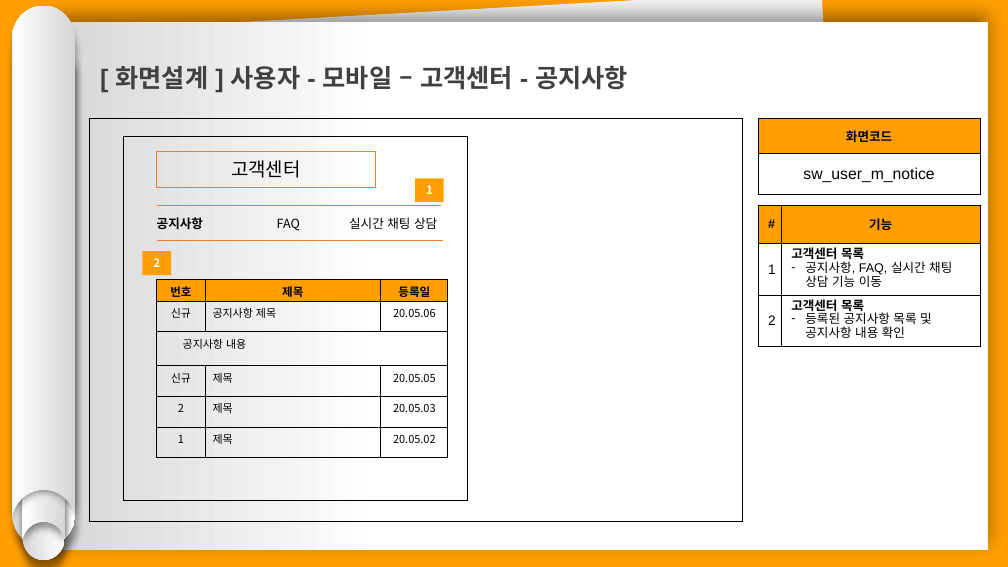
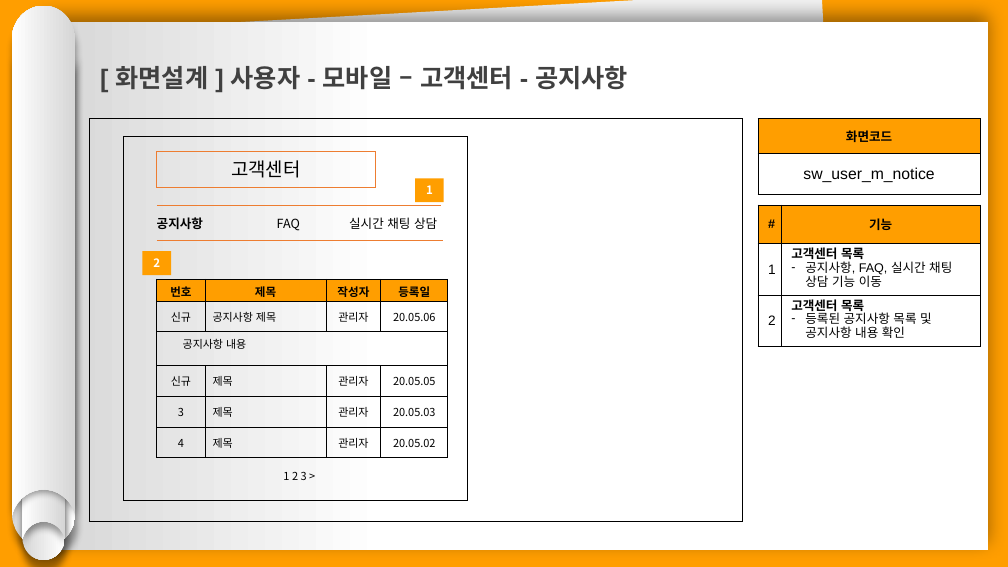
Before and after one commit to hhsw07/ezen-academy-projects, a slide deck: slide 3 of 0 발표용 파워포인트/project06 - 파워포인트 종합 - 송우.pptx. Drawn at 1008x567 pixels with LibreOffice and Linux fonts; fonts in the diff are those of the drawing. Boxes give left, top, right and bottom in pixels: in the first picture for what was removed or moved away, otherwise in the second. Text is boxed around its words. In the diff, an @@ line names an element or a change of style, - is before the commit and + after.

```diff
--- a/0 발표용 파워포인트/project06 - 파워포인트 종합 - 송우.pptx
+++ b/0 발표용 파워포인트/project06 - 파워포인트 종합 - 송우.pptx
@@ table at box(157, 279, 448, 457) @@
-column 1, row 5: 2
+column 1, row 5: 3
-column 1, row 6: 1
+column 1, row 6: 4
+column 3: 작성자 | 관리자 |  | 관리자 | 관리자 | 관리자
@@ text added at box(283, 471, 307, 480), 10.5 pt, text #000000 @@
+1 2 3 >
```
Also in this commit, not shown: 11 other slides changed, 8 slides removed.
